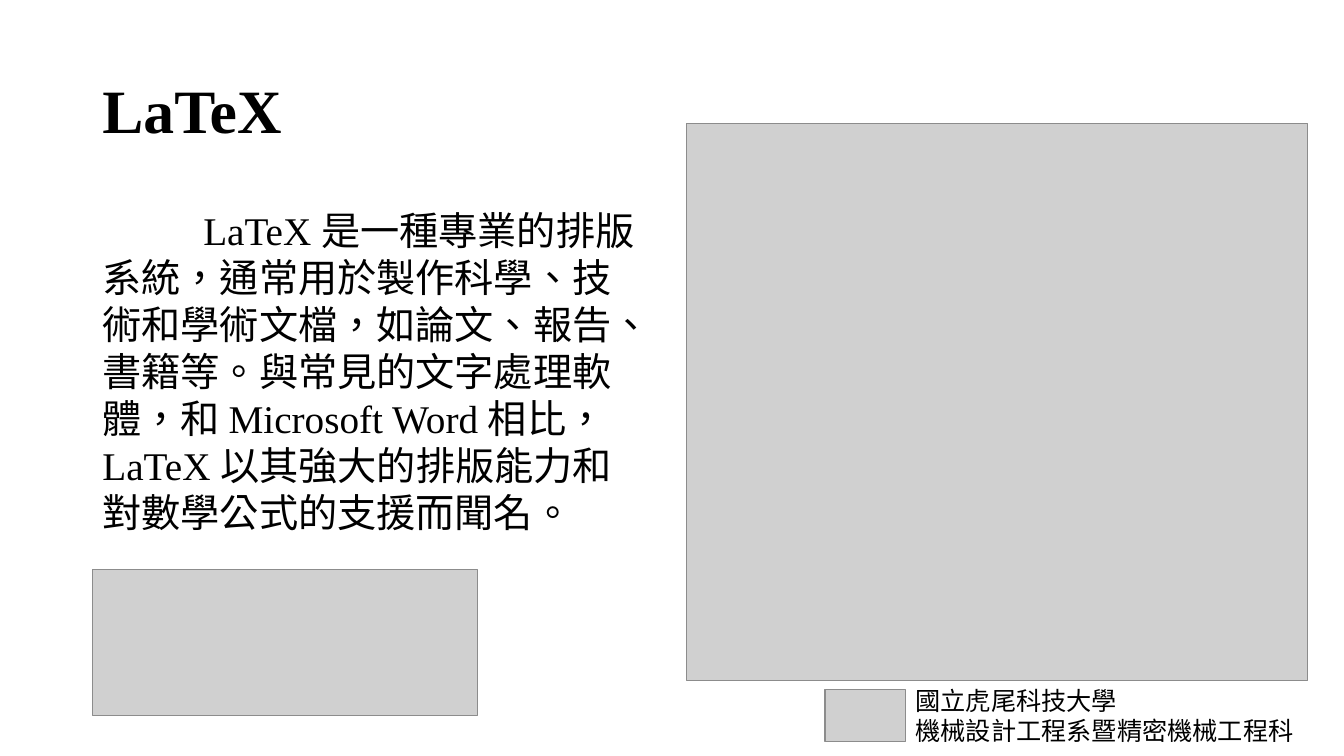
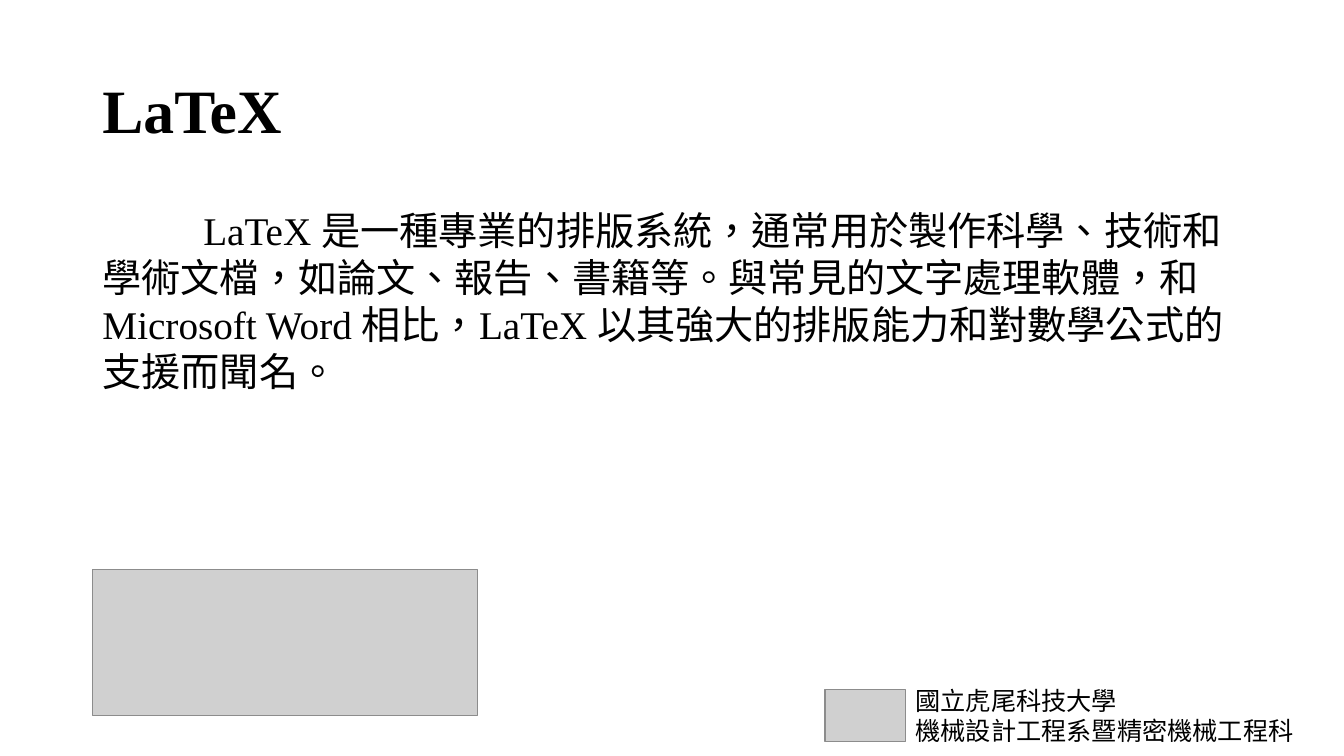
Before and after one commit to snowfall-killer/pj4101, a slide deck: slide 7 of PPT/專題報告PPT.pptx. Drawn at 1344x756 pixels with LibreOffice and Linux fonts; fonts in the diff are those of the drawing; grey boxes stand for pictures. Boxes give left, top, right and bottom in pixels: in the first picture for what was removed or moved away, otherwise in the second. Text is boxed around its words. In the diff, an @@ line names an element or a change of style, - is before the commit and + after.

```diff
--- a/PPT/專題報告PPT.pptx
+++ b/PPT/專題報告PPT.pptx
@@ picture removed at [687,123,1308,681] @@
@@ text "LaTeX 是一種專業的排版系統，通常用於製作科學、技術和學術文檔，如論文、報告、書籍等。與常見的文字處理軟體，和 Mi ..." rewrapped from [102,212,650,531] to [102,212,1223,390] @@
```
Also in this commit, not shown: 2 other slides changed.
